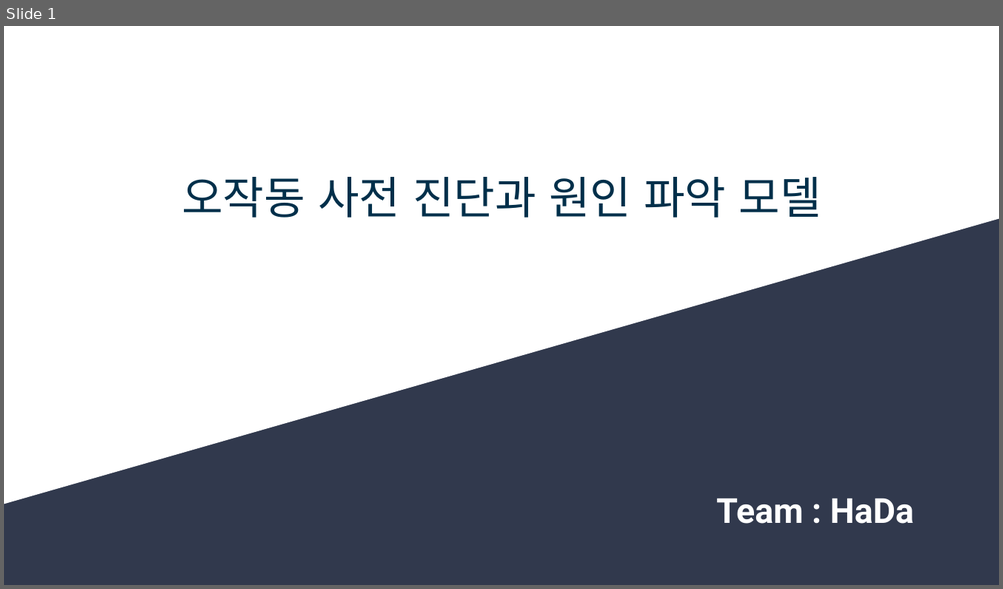
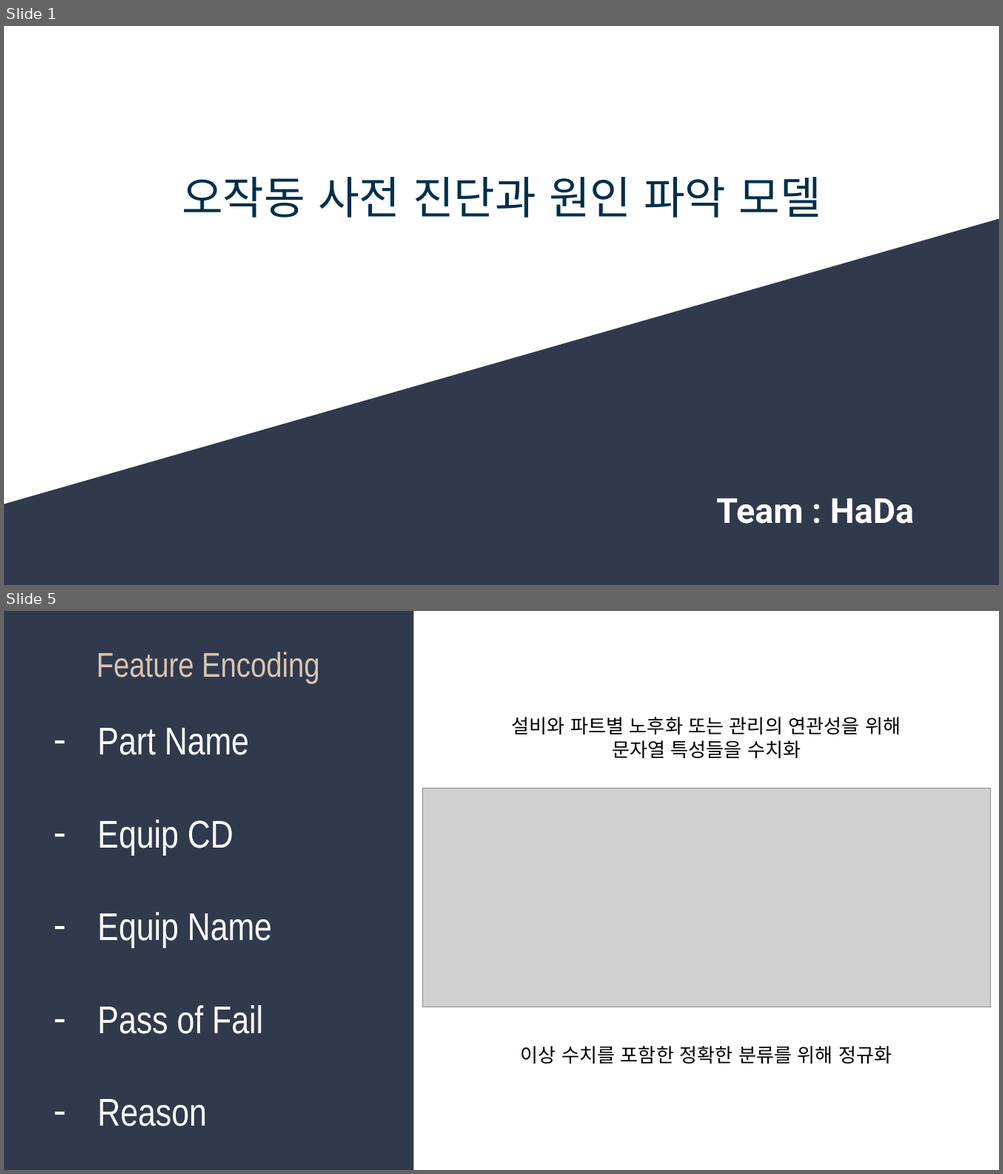
Before and after one commit to DonHK-97/Gradient-Boost-Classifier-for-Machine-Malfunction, a slide deck: Docs/공모전_발표자료.pptx. Shown one above the other, each under a label of ours: slide 1 before the commit, slides 1 and 5 after it; the slides between them are not shown. The pictures are 1003x589 and 1003x1174 pixels, drawn with LibreOffice and Linux fonts; fonts in the diff are those of the drawing; grey boxes stand for pictures. Boxes give left, top, right and bottom in pixels: in the first picture for what was removed or moved away, otherwise in the second. Text is boxed around its words. In the diff, an @@ line names an element or a change of style, - is before the commit and + after.

```diff
--- a/Docs/공모전_발표자료.pptx
+++ b/Docs/공모전_발표자료.pptx
@@ slide 5 added at <box>4,611,999,1170</box>, background #FFFFFF @@
@@ rectangle added at <box>4,611,414,1170</box>, fill #31394D @@
@@ text added at <box>96,652,319,684</box>, 25 pt, text #D9C4B1 @@
+Feature Encoding
@@ text added at <box>512,717,900,758</box>, 14 pt, text #000000 @@
+설비와 파트별 노후화 또는 관리의 연관성을 위해
+문자열 특성들을 수치화
@@ title added at <box>97,728,272,1127</box>, 28 pt, text #FFFFFF @@
+– Part Name
+– Equip CD
+– Equip Name
+– Pass of Fail
+– Reason
@@ picture added at <box>423,788,990,1008</box> @@
@@ text added at <box>521,1046,891,1064</box>, 14 pt, text #000000 @@
+이상 수치를 포함한 정확한 분류를 위해 정규화
```
Also in this commit, not shown: 7 slides changed, 5 other files.
